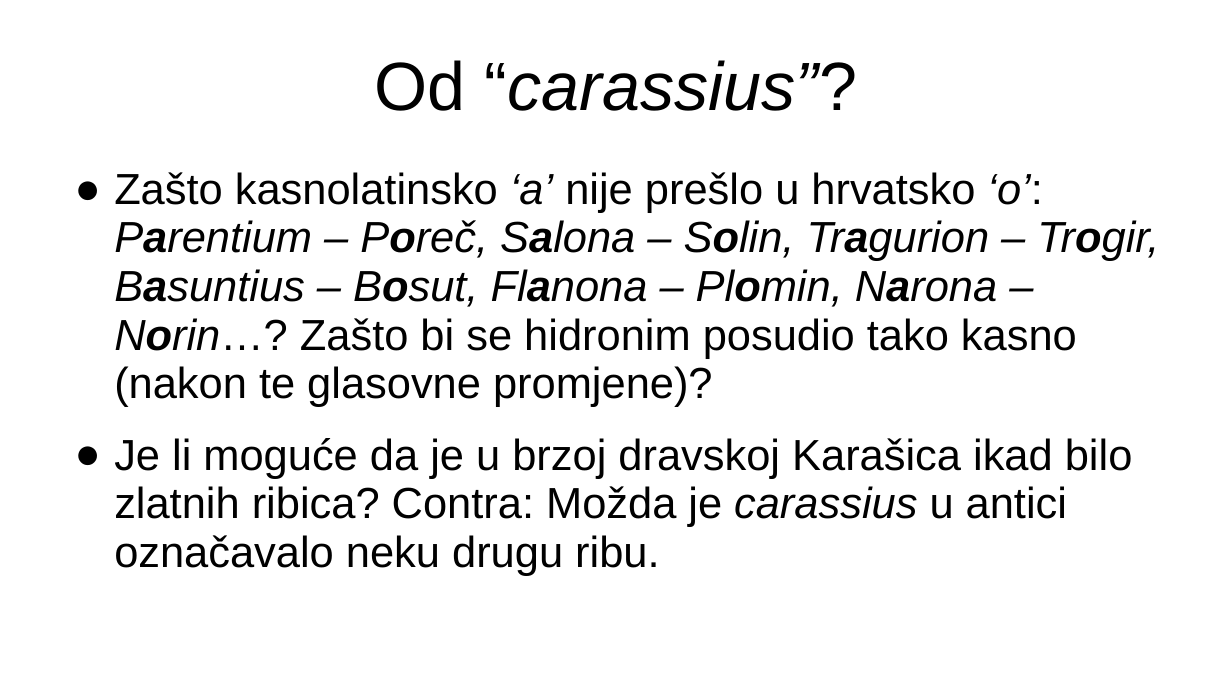
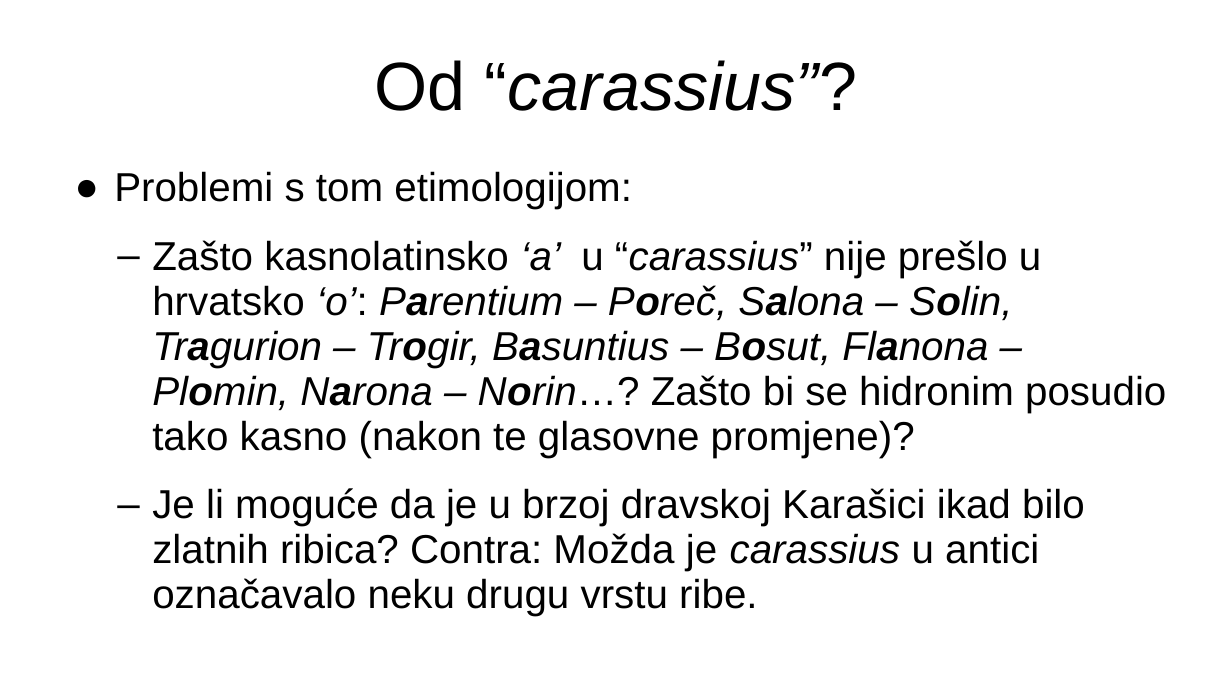
Before and after one commit to FlatAssembler/FlatAssembler.github.io, a slide deck: slide 5 of Karasica.ppt. Drawn at 1232x693 pixels with LibreOffice and Linux fonts; fonts in the diff are those of the drawing. Boxes give left, top, right and bottom in pixels: in the first picture for what was removed or moved away, otherwise in the second. Text is boxed around its words. In the diff, an @@ line names an element or a change of style, - is before the commit and + after.

```diff
--- a/Karasica.ppt
+++ b/Karasica.ppt
@@ text at [114,171,1166,571]: text changed; size 28 to 26 pt @@
-● Zašto kasnolatinsko ‘a’ nije prešlo u hrvatsko ‘o’: Parentium – Poreč, Salona – Solin, Tragurion – Trogir, Basuntius – Bosut, Flanona – Plomin, Narona – Norin…? Zašto bi se hidronim posudio tako kasno (nakon te glasovne promjene)?
-● Je li moguće da je u brzoj dravskoj Karašica ikad bilo zlatnih ribica? Contra: Možda je carassius u antici označavalo neku drugu ribu.
+● Problemi s tom etimologijom:
+  – Zašto kasnolatinsko ‘a’ u “carassius” nije prešlo u hrvatsko ‘o’: Parentium – Poreč, Salona – Solin, Tragurion – Trogir, Basuntius – Bosut, Flanona – Plomin, Narona – Norin…? Zašto bi se hidronim posudio tako kasno (nakon te glasovne promjene)?
+  – Je li moguće da je u brzoj dravskoj Karašici ikad bilo zlatnih ribica? Contra: Možda je carassius u antici označavalo neku drugu vrstu ribe.
```
Also in this commit, not shown: 4 other slides changed.
